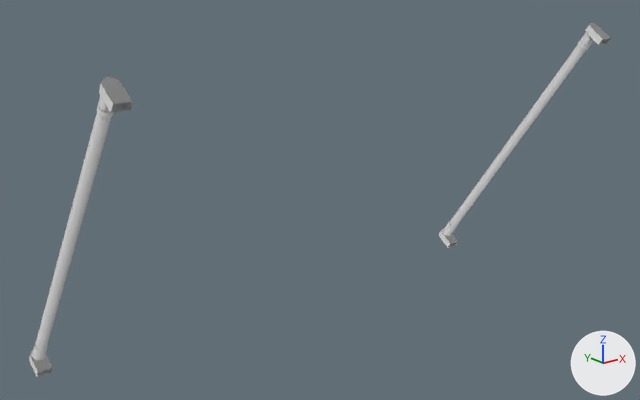
Before and after pictures for a commit that changed the glTF model assets/scene/merged-meshes/-2_0_0_MI_PropsSetEm01.gltf.
The view is the same before and after, from a camera (50 mm lens) standing at (-0.87, -7.13, 3.98) and looking at (7.54, 3.39, -0.23). Arrows for +X, +Y and +Z are at lower right; the lights stay in place. Vertices at the same position are counted once.

The older version as bpy lines, for what is in view:
```python
me_2_0_0_mi_propssetem01 = bpy.data.meshes.new('-2_0_0_MI_PropsSetEm01')
me_2_0_0_mi_propssetem01.from_pydata(...)  # 544 vertices, 912 faces; spans x 3.23..12.26, y 1.52..5.08, z -2.48..2.37
ob_mesh = bpy.data.objects.new('Mesh', me_2_0_0_mi_propssetem01)
ob_mesh.location = (0.0, 0.0, 0.0)
```
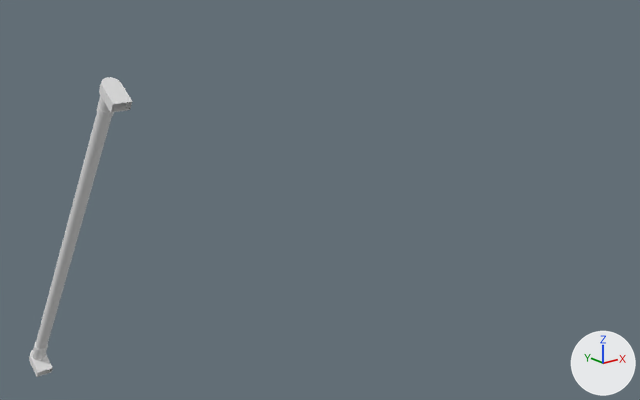
The newer file is also turned or shifted as a whole; pictures and numbers use the older file's frame.

Location of each change, [x1, y1, x2, y2] in pixels of the pictures (640 x 400 px):
'Mesh', reshaped (82% narrower, 15% shorter)
    before: [29, 23, 611, 377]
    after: [29, 77, 133, 377]
part 1 of me_2_0_0_mi_propssetem01, deleted
    before: [578, 33, 594, 50]
part 2 of me_2_0_0_mi_propssetem01, deleted
    before: [443, 221, 457, 236]
part 3 of me_2_0_0_mi_propssetem01, deleted
    before: [449, 45, 586, 227]
part 4 of me_2_0_0_mi_propssetem01, deleted
    before: [585, 23, 611, 45]
part 5 of me_2_0_0_mi_propssetem01, deleted
    before: [439, 228, 458, 248]

Diff of the bpy script that builds the scene:
```diff
--- a/assets/scene/merged-meshes/-2_0_0_MI_PropsSetEm01.gltf.py
+++ b/assets/scene/merged-meshes/-2_0_0_MI_PropsSetEm01.gltf.py
@@ me_2_0_0_mi_propssetem01 @@
 # used by ob_mesh; location = (0.0, 0.0, 0.0)
-me_2_0_0_mi_propssetem01.from_pydata(...)  # 544 vertices, 912 faces; spans x 3.23..12.26, y 1.52..5.08, z -2.48..2.37
+me_2_0_0_mi_propssetem01.from_pydata(...)  # 272 vertices, 456 faces; spans x 3.23..3.46, y 1.52..5.08, z -2.48..2.37
+# me_2_0_0_mi_propssetem01 part 1: the loose piece of 109 vertices spanning x 12.05..12.24, y 1.74..2.06, z 1.91..2.25 is deleted
+# me_2_0_0_mi_propssetem01 part 2: the loose piece of 55 vertices spanning x 12.05..12.24, y 4.66..4.99, z -2.28..-1.93 is deleted
+# me_2_0_0_mi_propssetem01 part 3: the loose piece of 36 vertices spanning x 12.06..12.23, y 1.91..4.81, z -2.03..2.01 is deleted
+# me_2_0_0_mi_propssetem01 part 4: the loose piece of 36 vertices spanning x 12.03..12.26, y 1.52..1.92, z 2.03..2.37 is deleted
+# me_2_0_0_mi_propssetem01 part 5: the loose piece of 36 vertices spanning x 12.03..12.26, y 4.68..5.08, z -2.48..-2.15 is deleted
+# me_2_0_0_mi_propssetem01 part 6: the surface is now shaded flat
```
